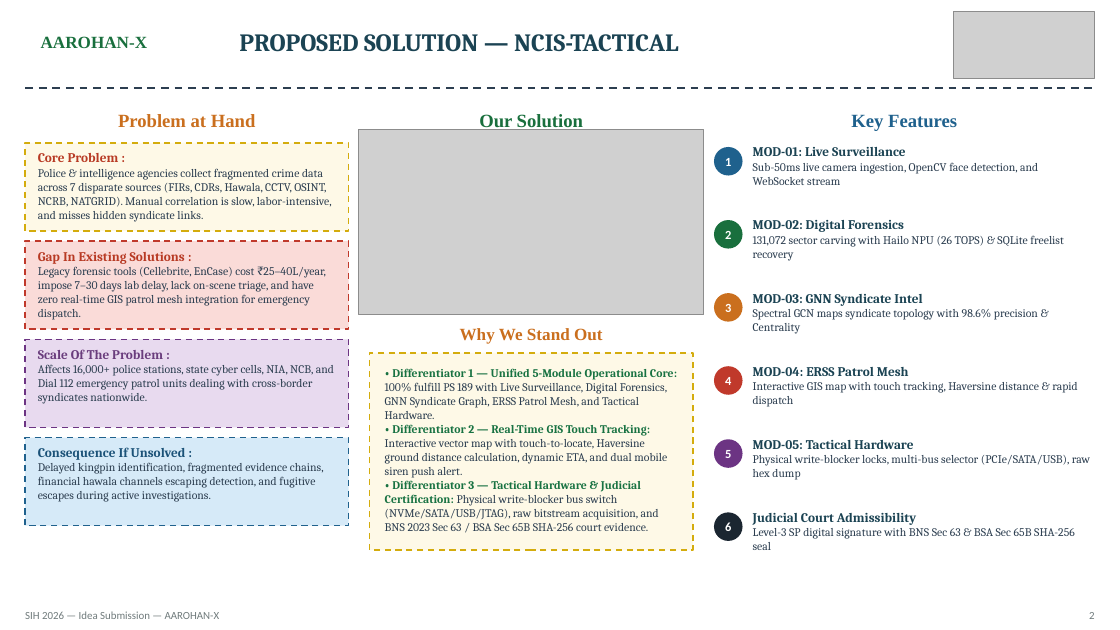
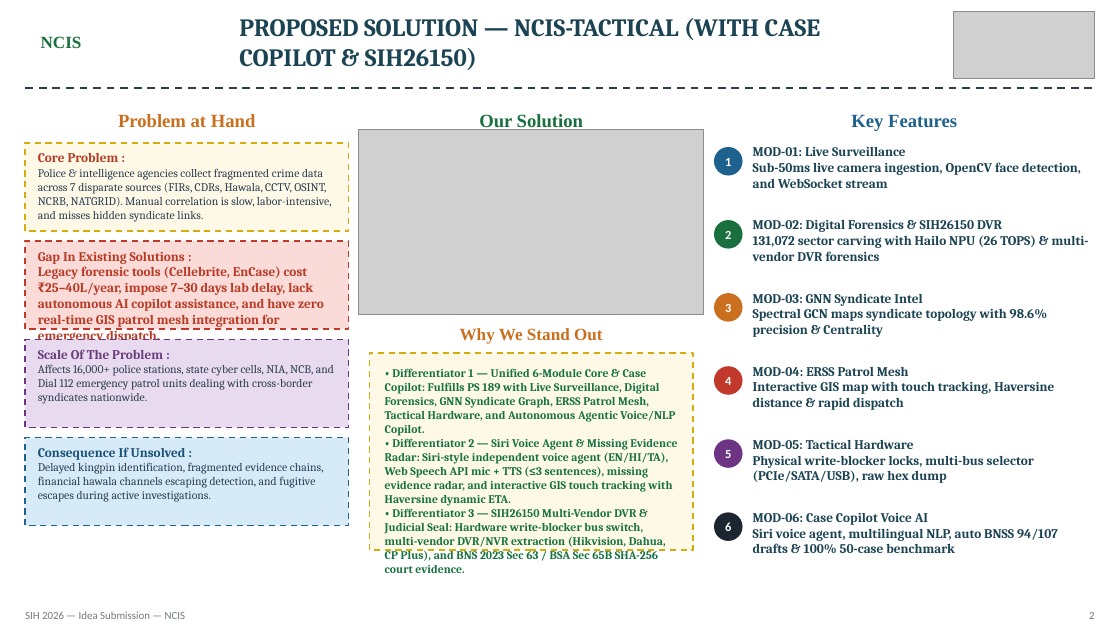
Before and after one commit to muhammedmaahir68-droid/cyber-kit, a slide deck: slide 2 of presentation/SIH_Ideate_Template_AAROHAN-X.pptx. Drawn at 1120x630 pixels with LibreOffice and Linux fonts; fonts in the diff are those of the drawing; grey boxes stand for pictures. Boxes give left, top, right and bottom in pixels: in the first picture for what was removed or moved away, otherwise in the second. Text is boxed around its words. In the diff, an @@ line names an element or a change of style, - is before the commit and + after.

Commit message:
docs: Update 6-slide PPTX, Master Presentation Script, and Operations Manual with Case Copilot and SIH26150

```diff
--- a/presentation/SIH_Ideate_Template_AAROHAN-X.pptx
+++ b/presentation/SIH_Ideate_Template_AAROHAN-X.pptx
@@ text at box(239, 18, 820, 70): text changed @@
-PROPOSED SOLUTION — NCIS-TACTICAL
+PROPOSED SOLUTION — NCIS-TACTICAL (WITH CASE COPILOT & SIH26150)
@@ text at box(41, 36, 82, 48): text changed @@
-AAROHAN-X
+NCIS
@@ text at box(753, 162, 1081, 188): size 7.5 to 8.5 pt, text colour #2C3E50 to #1B4353, bold on in "Sub-50ms live camera ingestion, OpenCV face detection, ..." @@
@@ text at box(753, 220, 1089, 261): text changed; size 7.5 to 8.5 pt; text colour #2C3E50 to #1B4353; bold on @@
-MOD-02: Digital Forensics
-131,072 sector carving with Hailo NPU (26 TOPS) & SQLite freelist recovery
+MOD-02: Digital Forensics & SIH26150 DVR
+131,072 sector carving with Hailo NPU (26 TOPS) & multi-vendor DVR forensics
@@ text at box(38, 266, 324, 327): text changed; size 7.5 to 8.5 pt; text colour #2C3E50 to #B83A24; bold on @@
-Legacy forensic tools (Cellebrite, EnCase) cost ₹25–40L/year, impose 7–30 days lab delay, lack on-scene triage, and have zero real-time GIS patrol mesh integration for emergency dispatch.
+Legacy forensic tools (Cellebrite, EnCase) cost ₹25–40L/year, impose 7–30 days lab delay, lack autonomous AI copilot assistance, and have zero real-time GIS patrol mesh integration for emergency dispatch.
@@ text at box(753, 309, 1048, 337): size 7.5 to 8.5 pt, text colour #2C3E50 to #1B4353, bold on in "Spectral GCN maps syndicate topology with 98.6% ..." @@
@@ text at box(385, 368, 677, 573): text changed; text colour #2C3E50 to #187242; bold on @@
-• Differentiator 1 — Unified 5-Module Operational Core: 100% fulfill PS 189 with Live Surveillance, Digital Forensics, GNN Syndicate Graph, ERSS Patrol Mesh, and Tactical Hardware.
-• Differentiator 2 — Real-Time GIS Touch Tracking: Interactive vector map with touch-to-locate, Haversine ground distance calculation, dynamic ETA, and dual mobile siren push alert.
-• Differentiator 3 — Tactical Hardware & Judicial Certification: Physical write-blocker bus switch (NVMe/SATA/USB/JTAG), raw bitstream acquisition, and BNS 2023 Sec 63 / BSA Sec 65B SHA-256 court evidence.
+• Differentiator 1 — Unified 6-Module Core & Case Copilot: Fulfills PS 189 with Live Surveillance, Digital Forensics, GNN Syndicate Graph, ERSS Patrol Mesh, Tactical Hardware, and Autonomous Agentic Voice/NLP Copilot.
+• Differentiator 2 — Siri Voice Agent & Missing Evidence Radar: Siri-style independent voice agent (EN/HI/TA), Web Speech API mic + TTS (≤3 sentences), missing evidence radar, and interactive GIS touch tracking with Haversine dynamic ETA.
+• Differentiator 3 — SIH26150 Multi-Vendor DVR & Judicial Seal: Hardware write-blocker bus switch, multi-vendor DVR/NVR extraction (Hikvision, Dahua, CP Plus), and BNS 2023 Sec 63 / BSA Sec 65B SHA-256 court evidence.
@@ text at box(753, 382, 1054, 410): size 7.5 to 8.5 pt, text colour #2C3E50 to #1B4353, bold on in "Interactive GIS map with touch tracking, Haversine ..." @@
@@ text at box(753, 456, 1034, 483): size 7.5 to 8.5 pt, text colour #2C3E50 to #1B4353, bold on in "Physical write-blocker locks, multi-bus selector (PCIe/SATA/ ..." @@
@@ text at box(753, 513, 1058, 553): text changed; size 7.5 to 8.5 pt; text colour #2C3E50 to #1B4353; bold on @@
-Judicial Court Admissibility
-Level-3 SP digital signature with BNS Sec 63 & BSA Sec 65B SHA-256 seal
+MOD-06: Case Copilot Voice AI
+Siri voice agent, multilingual NLP, auto BNSS 94/107 drafts & 100% 50-case benchmark
@@ text at box(25, 611, 186, 619): text changed @@
-SIH 2026 — Idea Submission — AAROHAN-X
+SIH 2026 — Idea Submission — NCIS
```
Also in this commit, not shown: 5 other slides changed, 5 other files.
